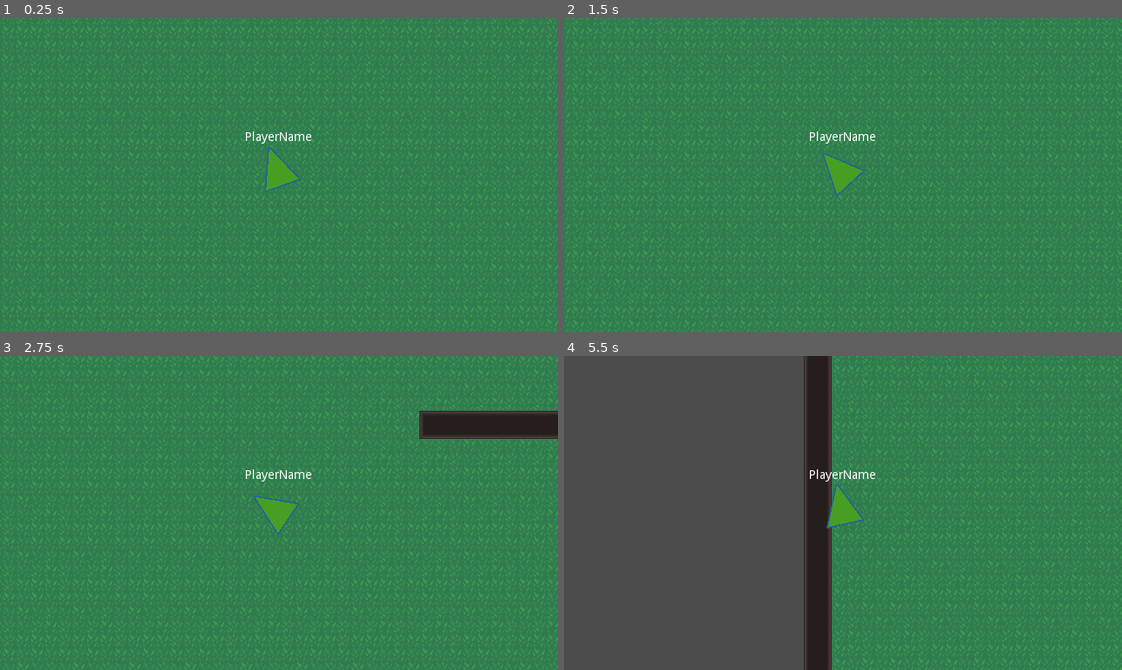
Above: before the commit, frames 1-4 (two rows, left to right).
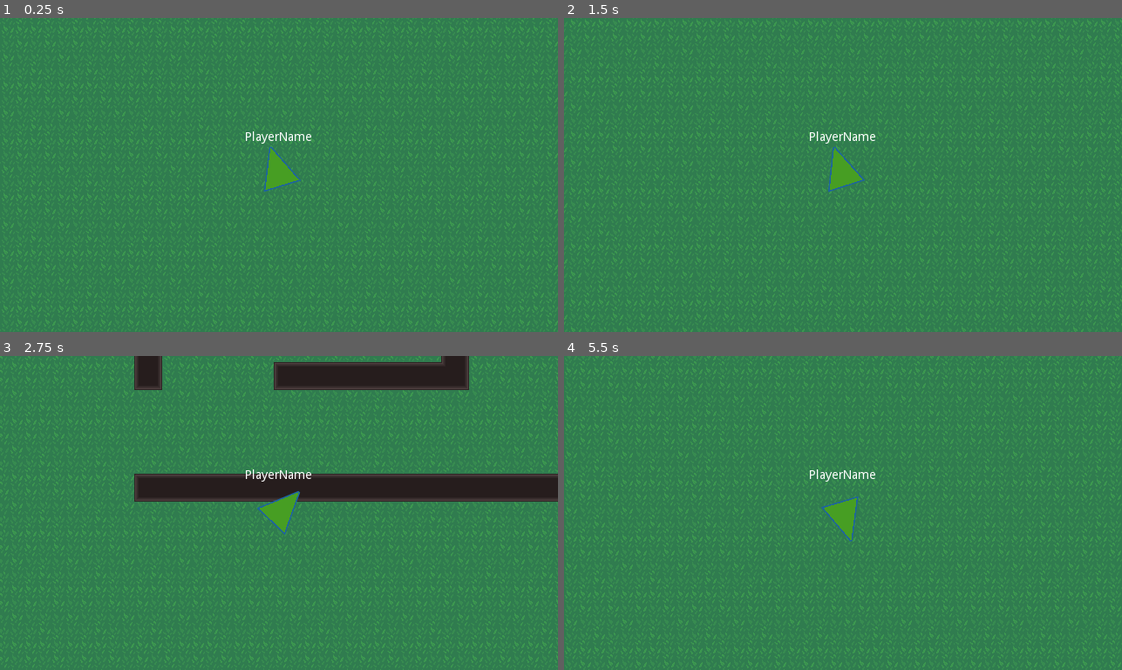
Above: after the commit, the same moments.

Repository: tangfuhao/InTheWorld
Game: Godot game, scene res://src/world/World.tscn
Two runs of this game, one before a commit and one after it. Both use one fixed random seed, a clock stepped at 60 frames per second and the inputs below.
Inputs:
- Up to frame 1 (0.25 s): no input
- Up to frame 2 (1.5 s): no input
- Up to frame 3 (2.75 s): no input
- Up to frame 4 (5.5 s): no input

The runs differ from the first frame. In frame 1, less than 0.1% of the frame differs, in the area x 47-54%, y 40-56%; in frame 2, 10%; in frame 3, 23%; in frame 4, 54%, in the area x 0-100%, y 0-100%.

Commit message:
代码重构 添加状态系统

Diff:
--- /dev/null
+++ b/config/status.json
@@ -0,0 +1,147 @@
+[
+    {
+        "状态名": "体力状态"
+    },
+    {
+        "状态名": "健康状态",
+        "影响状态的条件组": [
+            {
+                "条件名": "满足睡眠状态<0.05，则健康状态每分钟减去0.1",
+                "条件集合": [
+                    "睡眠状态,<,0.05"
+                ],
+                "影响集合": [
+                    "健康状态,-,0.1"
+                ]
+            },
+            {
+                "条件名": "满足饥饿状态<0.05，则健康状态每分钟减去0.1",
+                "条件集合": [
+                    "饥饿状态,<,0.05"
+                ],
+                "影响集合": [
+                    "健康状态,-,0.1"
+                ]
+            }
+        ]
+    },
+    {
+        "状态名": "饥饿状态",
+        "影响状态的条件组": [
+            {
+                "条件名": "日常行为中",
+                "条件集合": [
+                    "体力状态,==,0.5"
+                ],
+                "影响集合": [
+                    "饥饿状态,-,0.04"
+                ]
+            },
+            {
+                "条件名": "跑步行为中",
+                "条件集合": [
+                    "体力状态,==,1"
+                ],
+                "影响集合": [
+                    "饥饿状态,-,0.08"
+                ]
+            },
+            {
+                "条件名": "睡眠行为中",
+                "条件集合": [
+                    "体力状态,==,0.1"
+                ],
+                "影响集合": [
+                    "饥饿状态,-,0.01"
+                ]
+            }
+        ]
+    },
+    {
+        "状态名": "睡眠状态",
+        "影响状态的条件组": [
+            {
+                "条件名": "日常行为中",
+                "条件集合": [
+                    "体力状态,==,0.5"
+                ],
+                "影响集合": [
+                    "睡眠状态,-,0.05"
+                ]
+            },
+            {
+                "条件名": "跑步行为中",
+                "条件集合": [
+                    "体力状态,==,1"
+                ],
+                "影响集合": [
+                    "睡眠状态,-,0.08"
+                ]
+            }
+        ]
+    },
+    {
+        "状态名": "排泄状态",
+        "影响状态的条件组": [
+            {
+                "条件名": "日常行为中",
+                "条件集合": [
+                    "体力状态,==,0.5"
+                ],
+                "影响集合": [
+                    "排泄状态,-,0.1"
+                ]
+            },
+            {
+                "条件名": "睡眠行为中",
+                "条件集合": [
+                    "体力状态,==,0.1"
+                ],
+                "影响集合": [
+                    "排泄状态,-,0.02"
+                ]
+            },
+            {
+                "条件名": "饥饿状态>0.95",
+                "条件集合": [
+                    "饥饿状态,>,0.95"
+                ],
+                "影响集合": [
+                    "排泄状态,-,0.2"
+                ]
+            }
+        ]
+    },
+    {
+        "状态名": "清洁状态",
+        "影响状态的条件组": [
+            {
+                "条件名": "日常行为中",
+                "条件集合": [
+                    "体力状态,==,0.5"
+                ],
+                "影响集合": [
+                    "清洁状态,-,0.05"
+                ]
+            },
+            {
+                "条件名": "睡眠行为中",
+                "条件集合": [
+                    "体力状态,==,0.1"
+                ],
+                "影响集合": [
+                    "清洁状态,-,0.05"
+                ]
+            },
+            {
+                "条件名": "跑步行为中",
+                "条件集合": [
+                    "体力状态,==,1"
+                ],
+                "影响集合": [
+                    "清洁状态,-,0.5"
+                ]
+            }
+        ]
+    }
+]
--- a/project.godot
+++ b/project.godot
@@ -10,6 +10,11 @@
 
 _global_script_classes=[ {
 "base": "Reference",
+"class": "Evaluate",
+"language": "GDScript",
+"path": "res://src/character/status/Evaluate.gd"
+}, {
+"base": "Reference",
 "class": "GSAIAgentLocation",
 "language": "GDScript",
 "path": "res://src/addons/com.gdquest.godot-steering-ai-framework/GSAIAgentLocation.gd"
@@ -153,8 +158,19 @@
 "class": "GSAIUtils",
 "language": "GDScript",
 "path": "res://src/addons/com.gdquest.godot-steering-ai-framework/GSAIUtils.gd"
+}, {
+"base": "Reference",
+"class": "StatusEffectModel",
+"language": "GDScript",
+"path": "res://src/character/status/StatusEffectModel.gd"
+}, {
+"base": "Reference",
+"class": "StatusModel",
+"language": "GDScript",
+"path": "res://src/character/status/StatusModel.gd"
 } ]
 _global_script_class_icons={
+"Evaluate": "",
 "GSAIAgentLocation": "",
 "GSAIArrive": "",
 "GSAIAvoidCollisions": "",
@@ -183,7 +199,9 @@
 "GSAISteeringAgent": "",
 "GSAISteeringBehavior": "",
 "GSAITargetAcceleration": "",
-"GSAIUtils": ""
+"GSAIUtils": "",
+"StatusEffectModel": "",
+"StatusModel": ""
 }
 
 [application]
--- a/src/character/Human.gd
+++ b/src/character/Human.gd
@@ -23,6 +23,8 @@
 onready var wanderController = $WanderController
 onready var wanderController_Position = $WanderController/Position2D
 
+onready var status = $Status
+
 func _ready() -> void:
 	agent.linear_speed_max = speed_max
 	agent.linear_acceleration_max = acceleration_max
@@ -37,10 +39,8 @@
 	face.deceleration_radius = deg2rad(45)
 
 
-func update_wander():
+func update_wander() -> void:
 	wanderController.rotation_degrees = rand_range(0,360)
-	#print(wanderCircle.rotation_degrees)
-
 	proxy_target.position.x = wanderController_Position.global_position.x
 	proxy_target.position.y = wanderController_Position.global_position.y
 
--- a/src/character/Human.tscn
+++ b/src/character/Human.tscn
@@ -1,9 +1,10 @@
-[gd_scene load_steps=7 format=2]
+[gd_scene load_steps=8 format=2]
 
 [ext_resource path="res://src/character/Line2DDraw.gd" type="Script" id=1]
 [ext_resource path="res://src/character/Human.gd" type="Script" id=2]
-[ext_resource path="res://src/character/LabelLayout.gd" type="Script" id=3]
-[ext_resource path="res://src/character/WanderController.tscn" type="PackedScene" id=4]
+[ext_resource path="res://src/character/status/Status.tscn" type="PackedScene" id=3]
+[ext_resource path="res://src/ai/steering/WanderController.tscn" type="PackedScene" id=4]
+[ext_resource path="res://src/character/LabelLayout.tscn" type="PackedScene" id=5]
 
 [sub_resource type="CircleShape2D" id=1]
 radius = 13.2538
@@ -27,24 +28,7 @@
 [node name="CollisionShape2D" type="CollisionShape2D" parent="."]
 shape = SubResource( 1 )
 
-[node name="LabelLayout" type="Node2D" parent="."]
-script = ExtResource( 3 )
-
-[node name="PlayerName" type="Label" parent="LabelLayout"]
-anchor_left = 0.5
-anchor_right = 0.5
-margin_left = -38.5
-margin_top = -50.0
-margin_right = 38.5
-margin_bottom = -19.0
-text = "PlayerName
-"
-align = 1
-valign = 1
-clip_text = true
-__meta__ = {
-"_edit_use_anchors_": false
-}
+[node name="LabelLayout" parent="." instance=ExtResource( 5 )]
 
 [node name="WanderController" parent="." instance=ExtResource( 4 )]
 position = Vector2( 0, -30 )
@@ -59,4 +43,6 @@
 [node name="CollisionShape2D" type="CollisionShape2D" parent="PlayerDetectionZone"]
 shape = SubResource( 2 )
 
+[node name="Status" parent="." instance=ExtResource( 3 )]
+
 [editable path="WanderController"]
--- /dev/null
+++ b/src/character/LabelLayout.tscn
@@ -0,0 +1,22 @@
+[gd_scene load_steps=2 format=2]
+
+[ext_resource path="res://src/character/LabelLayout.gd" type="Script" id=1]
+
+[node name="LabelLayout" type="Node2D"]
+script = ExtResource( 1 )
+
+[node name="PlayerName" type="Label" parent="."]
+anchor_left = 0.5
+anchor_right = 0.5
+margin_left = -38.5
+margin_top = -50.0
+margin_right = 38.5
+margin_bottom = -19.0
+text = "PlayerName
+"
+align = 1
+valign = 1
+clip_text = true
+__meta__ = {
+"_edit_use_anchors_": false
+}
--- /dev/null
+++ b/src/character/status/Evaluate.gd
@@ -0,0 +1,28 @@
+class_name Evaluate
+
+func evaluateBoolean(property, condition, value) -> bool:
+	print(get(property), ' ', condition, ' ', value)
+	if condition == '==':
+		return get(property) == value
+	elif condition == '!=':
+		return get(property) != value
+	elif condition == '>':
+		return get(property) > value
+	elif condition == '>=':
+		return get(property) >= value
+	elif condition == '<':
+		return get(property) < value
+	elif condition == '<=':
+		return get(property) <= value
+	else:
+		return false
+
+func evaluateResult(property, condition, value) -> void:
+#	print(get(property), ' ', condition, ' ', value)
+	if condition == '-':
+		var result = property - value
+		property = result
+
+	elif condition == '+':
+		var result = property - value
+		property = result
--- /dev/null
+++ b/src/character/status/Status.gd
@@ -0,0 +1,118 @@
+extends Node
+
+
+var statusDic:Dictionary = {}
+
+#一分钟-更新状态值 可以修改快速看到状态值得改变
+export var update_time = 60
+#暂停时剩余的时间
+var pause_left_time:float = 0
+
+onready var updateTimer := $UpdaterTimer
+func _ready():
+	setup()
+	start_update()
+
+func pauseUpdate():
+	pause_left_time = 0
+	if updateTimer.is_stopped() == false:
+		pause_left_time = updateTimer.time_left
+		updateTimer.stop()
+
+func start_update():
+	if updateTimer.is_stopped():
+		updateTimer.start(update_time - pause_left_time)
+		pause_left_time = 0
+
+#更新时间到了之后 更新数值 并重新计时
+func _on_UpdaterTimer_timeout():
+	update_status()
+	start_update()
+	print("=====================")
+
+func update_status():
+	for status in statusDic.values():
+		status.update_status(statusDic)
+
+
+
+
+
+func setup():
+	load_status_config_and_parse()
+	binding_status_listner_relative()
+
+func binding_status_listner_relative():
+	for status in statusDic.values():
+		status.binding_status_listner_relative(statusDic)
+
+func load_status_config_and_parse():
+	var data_file = File.new()
+	if data_file.open("res://config/status.json", File.READ) != OK:
+		return
+	var data_text = data_file.get_as_text()
+	data_file.close()
+
+	var data_parse = JSON.parse(data_text)
+	if data_parse.error != OK:
+		return
+
+	if typeof(data_parse.result) == TYPE_ARRAY:
+		parse_status(data_parse.result)
+	else:
+		print("unexpected results")
+
+func parse_status(status_arr):
+	for item in status_arr:
+		var status_model := StatusModel.new()
+		var status_name = item["状态名"]
+		status_model.status_name = status_name
+
+		if item.has("影响状态的条件组"):
+			var effects = item["影响状态的条件组"]
+			if typeof(effects) == TYPE_ARRAY:
+				var status_conditions = parse_conditions(effects)
+				status_model.status_conditions = status_conditions
+			else:
+				print("unexpected results")
+
+		statusDic[status_name] = status_model
+
+#解析条件队列
+func parse_conditions(effects_arr):
+	var status_effect_arr = []
+	for item in effects_arr:
+		var status_effect = StatusEffectModel.new()
+		var condition_name = item["条件名"]
+		status_effect.condition_name = condition_name
+
+		var condition_arr = item["条件集合"]
+		var conditon_arr_result = parse_condition_arr(condition_arr)
+		status_effect.condition_arr = conditon_arr_result
+
+		#解析监听状态
+		for condition_result in conditon_arr_result:
+			var condition_relative_status_name = condition_result[0]
+			status_effect.listner_status_name_dic[condition_relative_status_name] = 1
+
+
+		var effect_arr = item["影响集合"]
+		var effect_arr_result = parse_effect_arr(effect_arr)
+		status_effect.effect_arr = effect_arr_result
+
+		status_effect_arr.push_back(status_effect)
+	return status_effect_arr
+
+#解析子条件集合
+func parse_condition_arr(condition_arr):
+	var condition_arr_result = []
+	for item in condition_arr:
+		condition_arr_result.push_back(item.split(","))
+	return condition_arr_result
+
+#解析子影响集合
+func parse_effect_arr(effect_arr):
+	var effect_arr_result = []
+	for item in effect_arr:
+		effect_arr_result.push_back(item.split(","))
+	return effect_arr_result
--- /dev/null
+++ b/src/character/status/Status.tscn
@@ -0,0 +1,12 @@
+[gd_scene load_steps=2 format=2]
+
+[ext_resource path="res://src/character/status/Status.gd" type="Script" id=1]
+
+[node name="Status" type="Node2D"]
+visible = false
+script = ExtResource( 1 )
+
+[node name="UpdaterTimer" type="Timer" parent="."]
+process_mode = 0
+wait_time = 60.0
+[connection signal="timeout" from="UpdaterTimer" to="." method="_on_UpdaterTimer_timeout"]
--- /dev/null
+++ b/src/character/status/StatusEffectModel.gd
@@ -0,0 +1,86 @@
+class_name StatusEffectModel
+var condition_name:String
+var condition_arr:Array
+var effect_arr:Array
+var listner_status_name_dic:Dictionary = {}
+
+#条件是否满足
+var is_active:bool = false
+
+#绑定监听的状态
+func binding_status_listner_relative(statusDic):
+	for listner_status_name in listner_status_name_dic.keys():
+		var listner_status = statusDic[listner_status_name]
+		listner_status.connect("status_value_update",self,"listner_status_update")
+
+	check_condition_meet()
+
+
+#监听的状态值发生改变
+func listner_status_update(status):
+	var status_value = status.status_value
+	listner_status_name_dic[status.status_name] = status_value
+	check_condition_meet()
+
+func check_condition_meet():
+	var is_active_temp = is_active
+	if condition_arr.empty() == false:
+		var is_meet = true
+		var index = 0
+		var size = condition_arr.size()
+		while is_meet && index != size:
+			var condition = condition_arr[index]
+			var condition_relative_status_name = condition[0]
+			var condition_str = condition[1]
+			var value_str = condition[2]
+			var property = listner_status_name_dic[condition_relative_status_name]
+			is_meet = is_meet && evaluateBoolean(property,condition_str,float(value_str))
+			index = index + 1
+		is_active = is_meet
+	else:
+		#如果没有条件 那么直接满足
+		is_active = true
+
+
+	if is_active == is_active_temp: return
+	if is_active:
+		print(condition_name,"---被激活")
+	else:
+		print(condition_name,"---停止激活")
+
+func update_effects(statusDic):
+	if is_active == false: return
+	for effect in effect_arr:
+		var property_str = effect[0]
+		var condition_str = effect[1]
+		var value_str = effect[2]
+
+		var need_to_update_status = statusDic[property_str]
+		need_to_update_status.status_value = evaluateResult(need_to_update_status.status_value,condition_str,float(value_str))
+
+func evaluateBoolean(property, condition, value) -> bool:
+#	print(property, ' ', condition, ' ', value)
+	if condition == '==':
+		return property == value
+	elif condition == '!=':
+		return property != value
+	elif condition == '>':
+		return property > value
+	elif condition == '>=':
+		return property >= value
+	elif condition == '<':
+		return property < value
+	elif condition == '<=':
+		return property <= value
+	else:
+		return false
+
+func evaluateResult(property, condition, value) -> float:
+#	print("evaluateResult=",property, ' ', condition, ' ', value)
+	if condition == '-':
+		var result = property - value
+		return result
+	elif condition == '+':
+		var result = property - value
+		return result
+	return property
--- /dev/null
+++ b/src/character/status/StatusModel.gd
@@ -0,0 +1,24 @@
+class_name StatusModel
+var status_value:float = 1 setget set_status_value
+var status_name :String
+var status_conditions :Array
+
+signal status_value_update
+
+func set_status_value(value):
+	status_value = value
+	if status_value < 0:status_value = 0
+	print(status_name,"--被改为:",status_value)
+	emit_signal("status_value_update",self)
+
+
+#到了一分钟更新时间
+func update_status(statusDic):
+	for status_condition in status_conditions:
+		if status_condition.is_active:
+			status_condition.update_effects(statusDic)
+
+#绑定监听的状态
+func binding_status_listner_relative(statusDic):
+	for status_condition in status_conditions:
+		status_condition.binding_status_listner_relative(statusDic)
--- a/src/world/World.tscn
+++ b/src/world/World.tscn
@@ -461,10 +461,10 @@
 format = 1
 tile_data = PoolIntArray( -786345, 2, 1, -786344, 2, 2, -786343, 2, 196611, -786342, 2, 7, -720896, 2, 5, -720895, 2, 6 …(88327 unchanged characters)…
 
-[node name="Human" parent="." instance=ExtResource( 4 )]
+[node name="Player1" parent="." instance=ExtResource( 4 )]
 position = Vector2( 817.316, 2388.89 )
 
-[node name="Camera2D" type="Camera2D" parent="Human"]
+[node name="Camera2D" type="Camera2D" parent="Player1"]
 current = true
 zoom = Vector2( 2, 2 )
 limit_smoothed = true
Renamed: src/character/WanderController.tscn -> src/ai/steering/WanderController.tscn
